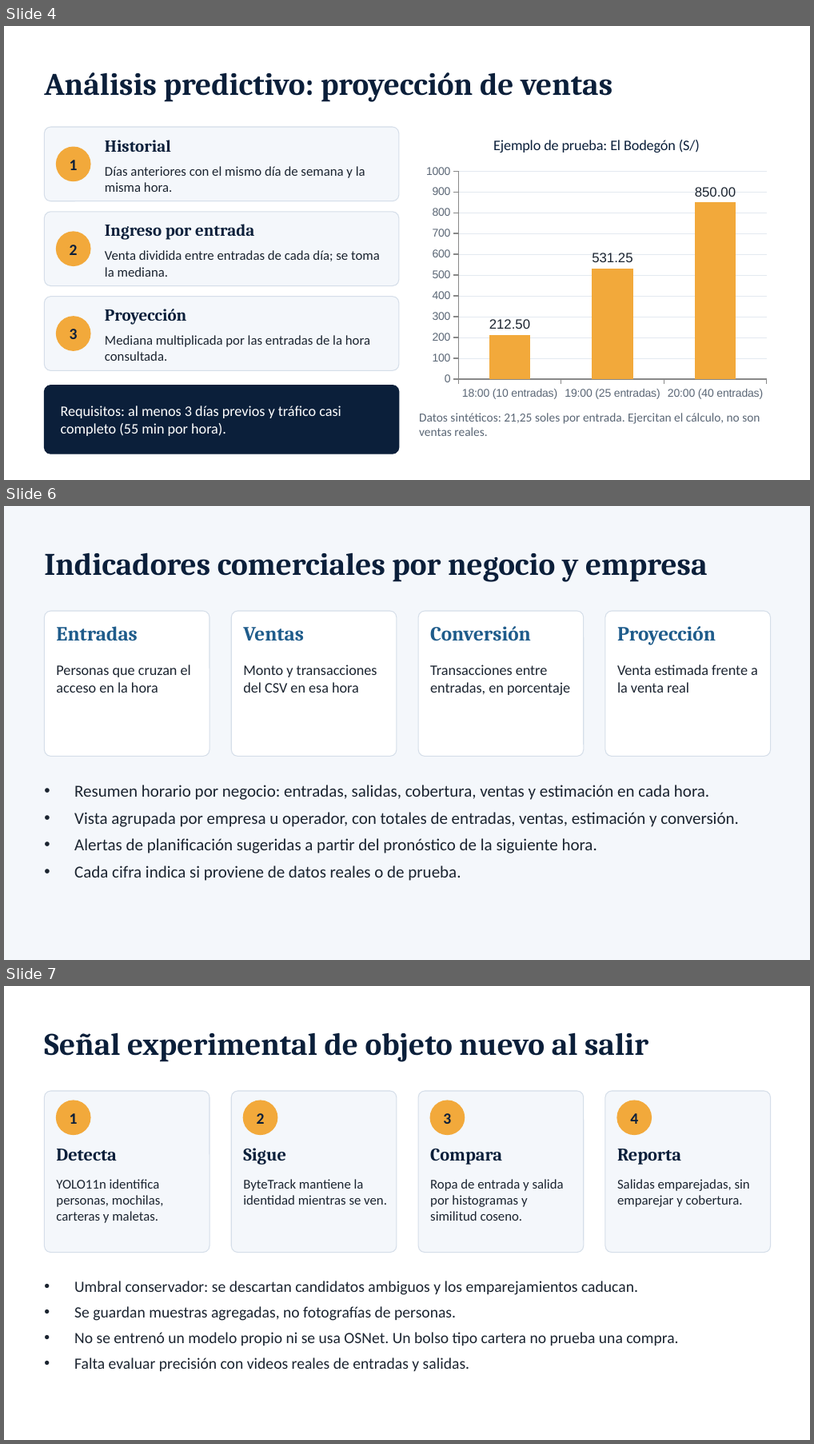
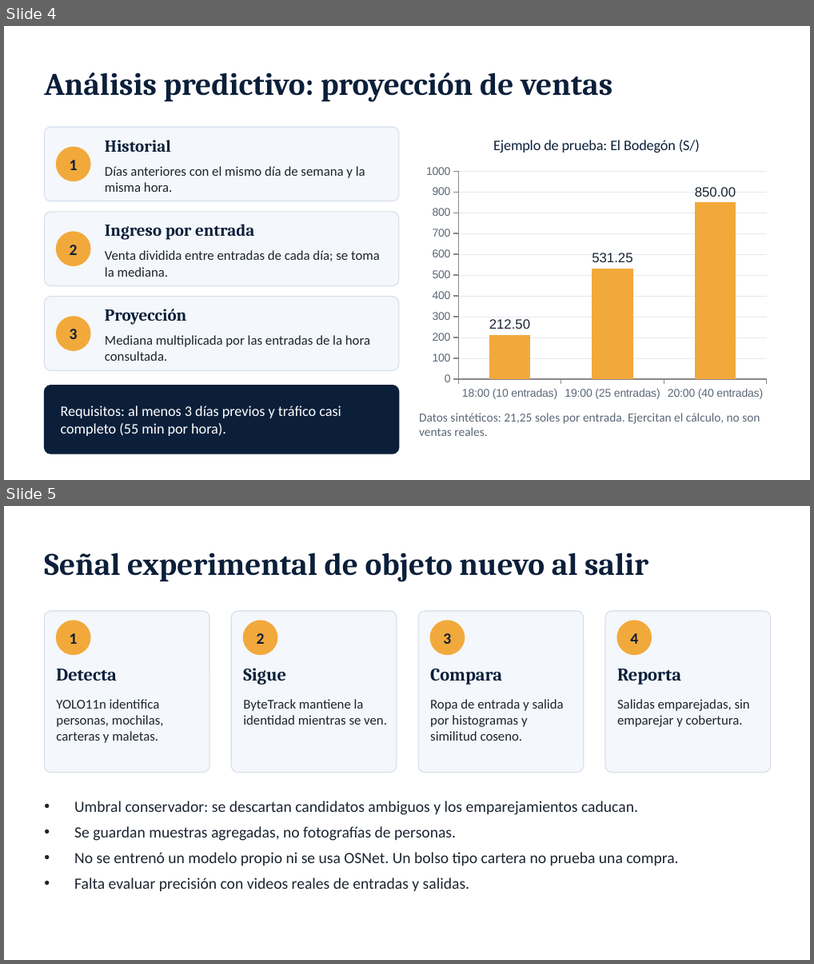
Before and after one commit to AngelAguilar21/Proyecto_LAP_Captone, a slide deck: informe/AeroTrack_Presentacion.pptx. Shown one above the other, each under a label of ours: slides 4, 6 and 7 before the commit, slides 4 and 5 after it; the slides between them are not shown. The pictures are 814x1444 and 814x964 pixels, drawn with LibreOffice and Linux fonts; fonts in the diff are those of the drawing. Boxes give left, top, right and bottom in pixels: in the first picture for what was removed or moved away, otherwise in the second. Text is boxed around its words. In the diff, an @@ line names an element or a change of style, - is before the commit and + after.

```diff
--- a/informe/AeroTrack_Presentacion.pptx
+++ b/informe/AeroTrack_Presentacion.pptx
@@ slide 6 removed at (4,506,810,960), background #F4F7FB @@
@@ text removed at (44,552,708,582) @@
-Indicadores comerciales por negocio y empresa
@@ rounded rectangle removed at (44,611,210,756) @@
@@ rounded rectangle removed at (231,611,397,756) @@
@@ rounded rectangle removed at (418,611,584,756) @@
@@ rounded rectangle removed at (606,611,771,756) @@
@@ text removed at (56,626,137,640) @@
-Entradas
@@ text removed at (243,627,304,640) @@
-Ventas
@@ text removed at (430,626,531,641) @@
-Conversión
@@ text removed at (618,626,716,645) @@
-Proyección
@@ text removed at (56,664,191,692) @@
-Personas que cruzan el acceso en la hora
@@ text removed at (243,664,378,692) @@
-Monto y transacciones del CSV en esa hora
@@ text removed at (430,664,570,695) @@
-Transacciones entre entradas, en porcentaje
@@ text removed at (618,664,758,692) @@
-Venta estimada frente a la venta real
@@ text removed at (74,784,739,880) @@
-• Resumen horario por negocio: entradas, salidas, cobertura, ventas y estimación en cada hora.
-• Vista agrupada por empresa u operador, con totales de entradas, ventas, estimación y conversión.
-• Alertas de planificación sugeridas a partir del pronóstico de la siguiente hora.
-• Cada cifra indica si proviene de datos reales o de prueba.
@@ what was slide 7 is now slide 5 @@
```
Also in this commit, not shown: 1 slide changed, 1 other slide removed.
